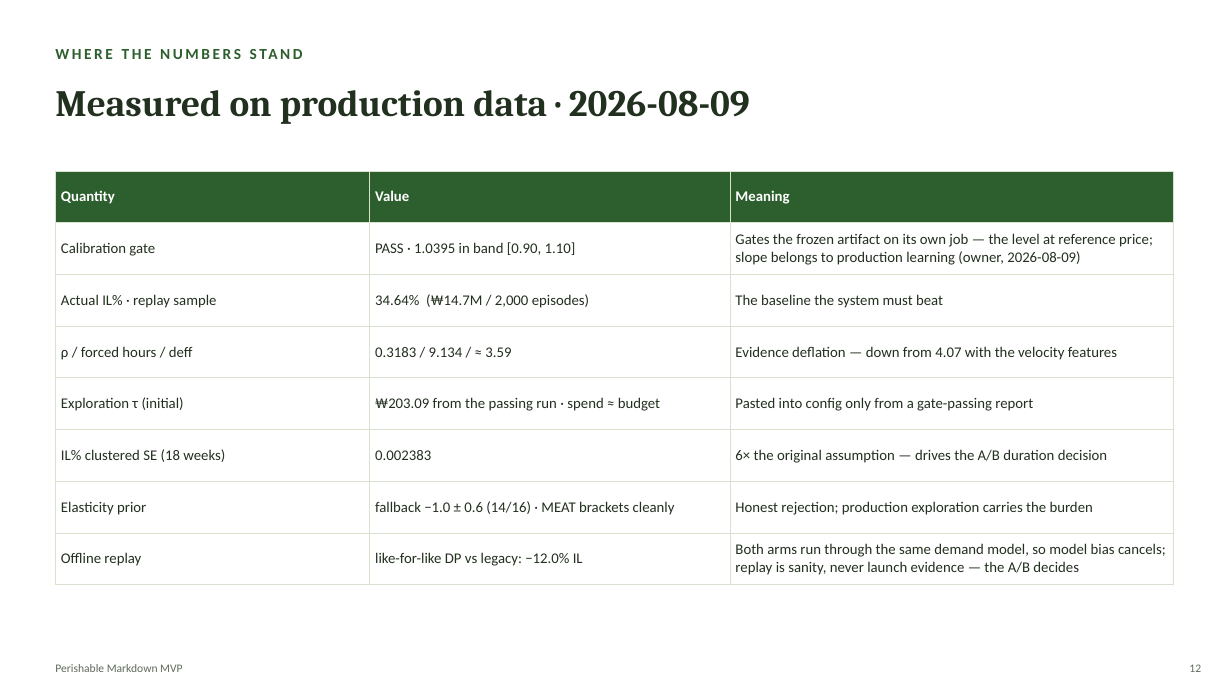
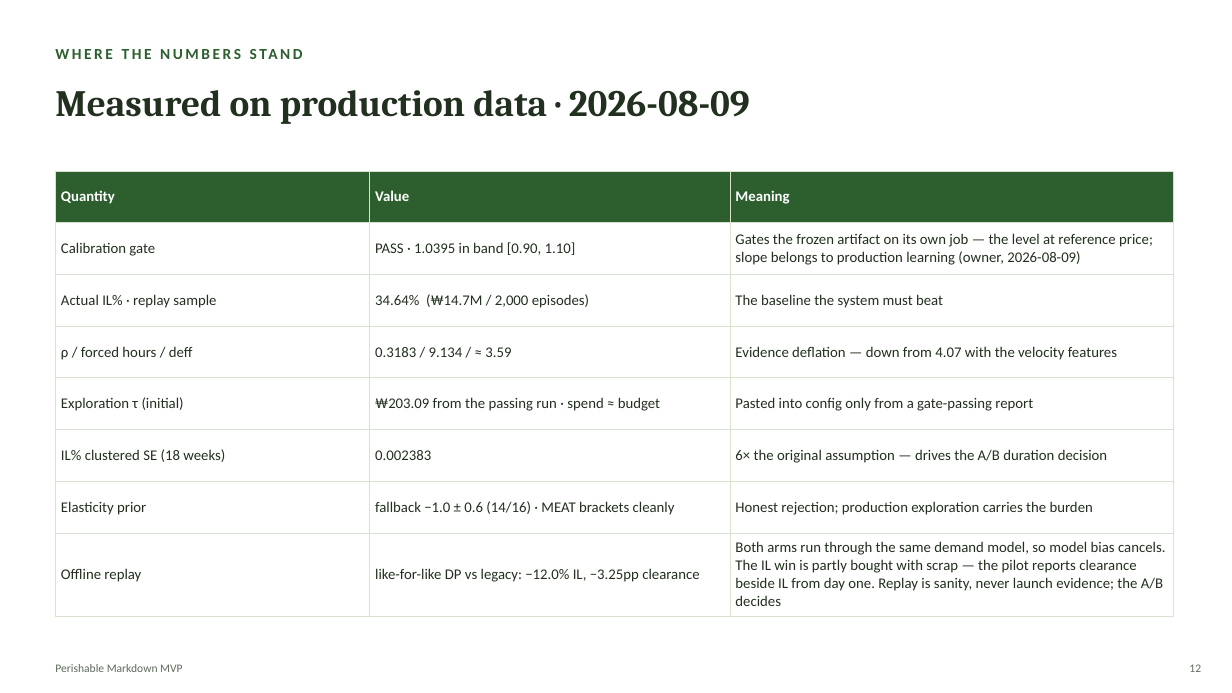
Before and after one commit to Kamalyunus/fresh-markdown, a slide deck: slide 12 of docs/perishable_markdown_tech_deck.pptx. Drawn at 1232x693 pixels with LibreOffice and Linux fonts; fonts in the diff are those of the drawing. Boxes give left, top, right and bottom in pixels: in the first picture for what was removed or moved away, otherwise in the second. Text is boxed around its words. In the diff, an @@ line names an element or a change of style, - is before the commit and + after.

```diff
--- a/docs/perishable_markdown_tech_deck.pptx
+++ b/docs/perishable_markdown_tech_deck.pptx
@@ table at bbox=[55, 171, 1174, 610] @@
-row 8, column 2: like-for-like DP vs legacy: −12.0% IL
+row 8, column 2: like-for-like DP vs legacy: −12.0% IL, −3.25pp clearance
-row 8, column 3: Both arms run through the same demand model, so model bias cancels; replay is sanity, never launch evidence — the A/B decides
+row 8, column 3: Both arms run through the same demand model, so model bias cancels. The IL win is partly bought with scrap — the pilot reports clearance beside IL from day one. Replay is sanity, never launch evidence; the A/B decides
```
Also in this commit, not shown: 2 other slides changed, 4 other files.
